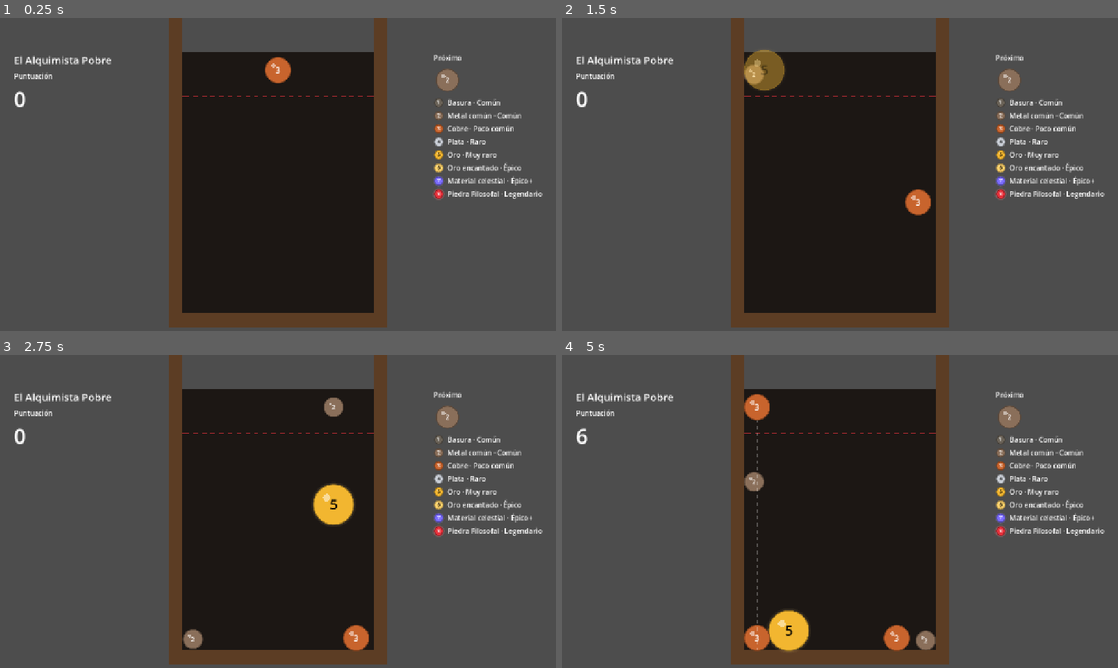
Above: before the commit, frames 1-4 (two rows, left to right).
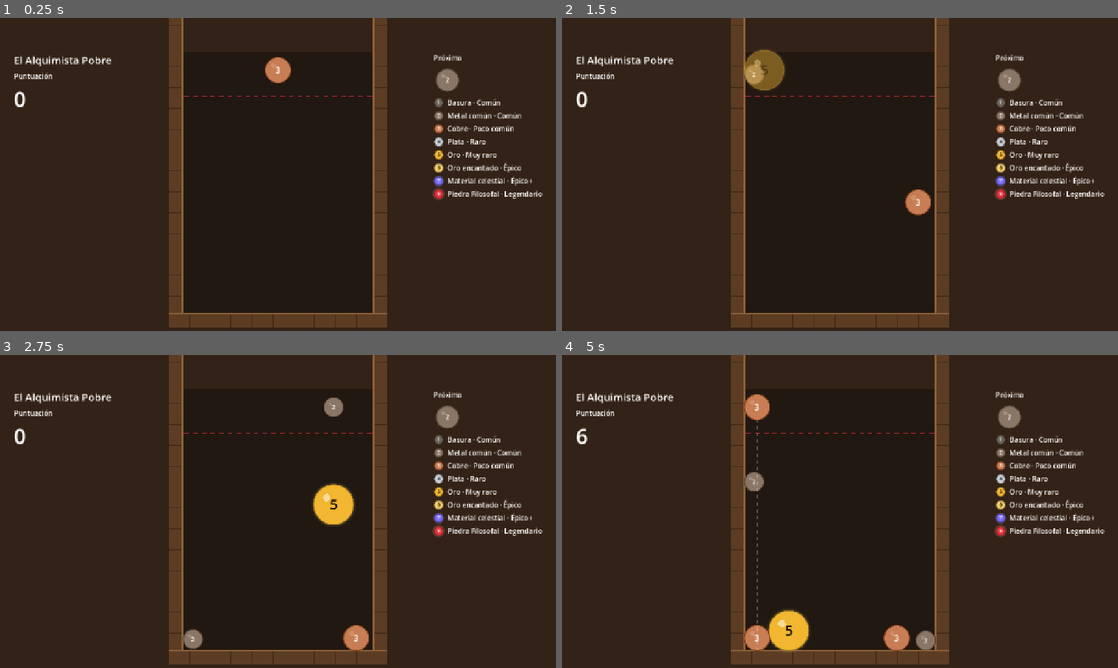
Above: after the commit, the same moments.

Repository: Francisco-Beltran-Millalen/suika-poor-alchemist
Game: Godot game, scene res://game/main.tscn
Two runs of this game, one before a commit and one after it. Both use one fixed random seed, a clock stepped at 60 frames per second and the inputs below.
Inputs (mouse positions are in pixels of both pictures, inside the frame that each line leads up to):
- Up to frame 1 (0.25 s): no input
- Up to frame 2 (1.5 s): tap Enter at 0.5 s; move the mouse to (962, 158) at 0.52 s; tap A (aim_left) at 0.6 s; click (962, 158) at 0.67 s; drag from (728, 190) to (812, 237) at 1.27 s
- Up to frame 3 (2.75 s): move the mouse to (333, 442) at 2.02 s; hold Space (drop) from 2.03 s (still down); click (333, 442) at 2.17 s
- Up to frame 4 (5 s): release Space (drop) at 2.75 s; drag from (812, 574) to (673, 464) at 2.77 s; move the mouse to (1006, 558) at 3.52 s; tap Alt at 3.6 s; click (1006, 558) at 3.67 s; drag from (673, 464) to (756, 433) at 4.27 s

The runs differ from the first frame. In frame 1, 65% of the frame differs, in the area x 0-100%, y 0-100%; in frame 2, 65%; in frame 3, 65%; in frame 4, 65%.

Commit message:
feat(visual): legibilidad de rareza, brillo y pulido de victoria
Co-Authored-By: Claude Sonnet 5.5 <noreply@anthropic.com>

Diff:
--- a/board/board.gd
+++ b/board/board.gd
@@ -6,8 +6,11 @@
 
 const WALL_EXTENSION_ABOVE: float = DangerZone.EXTENSION_ABOVE
 
-const _BACKGROUND_COLOR := Color(0.11, 0.09, 0.08)
+const _BACKGROUND_COLOR := Color(0.13, 0.095, 0.07)
 const _WALL_COLOR := Color(0.36, 0.24, 0.14)
+const _WALL_EDGE_COLOR := Color(0.55, 0.38, 0.22)
+const _WALL_GRAIN_COLOR := Color(0.27, 0.17, 0.1)
+const _PLANK_SPACING: float = 48.0
 const _DANGER_COLOR := Color(0.91, 0.2, 0.24, 0.8)
 
 var _config: GameConfig
@@ -25,7 +28,7 @@
 	var t: float = _config.wall_thickness
 	draw_rect(Rect2(0.0, 0.0, width, height), _BACKGROUND_COLOR)
 	for rect: Rect2 in _wall_rects():
-		draw_rect(rect, _WALL_COLOR)
+		_draw_wall(rect)
 	draw_dashed_line(Vector2(0.0, _config.danger_line_y), Vector2(width, _config.danger_line_y),
 			_DANGER_COLOR, 2.0, 10.0)
 
@@ -81,6 +84,25 @@
 	return result
 
 
+# Pared de madera: relleno, tablones (juntas) y filo claro hacia el interior.
+func _draw_wall(rect: Rect2) -> void:
+	draw_rect(rect, _WALL_COLOR)
+	var is_floor: bool = rect.size.x > rect.size.y
+	if is_floor:
+		var x: float = rect.position.x + _PLANK_SPACING
+		while x < rect.end.x:
+			draw_line(Vector2(x, rect.position.y), Vector2(x, rect.end.y), _WALL_GRAIN_COLOR, 2.0)
+			x += _PLANK_SPACING
+		draw_line(rect.position, Vector2(rect.end.x, rect.position.y), _WALL_EDGE_COLOR, 3.0)
+	else:
+		var y: float = rect.position.y + _PLANK_SPACING
+		while y < rect.end.y:
+			draw_line(Vector2(rect.position.x, y), Vector2(rect.end.x, y), _WALL_GRAIN_COLOR, 2.0)
+			y += _PLANK_SPACING
+		var inner_x: float = rect.end.x if rect.position.x < 0.0 else rect.position.x
+		draw_line(Vector2(inner_x, rect.position.y), Vector2(inner_x, rect.end.y), _WALL_EDGE_COLOR, 3.0)
+
+
 ## Rectángulos de las paredes (izquierda, derecha, suelo) en coordenadas de tablero.
 func _wall_rects() -> Array[Rect2]:
 	var width: float = _config.container_width
--- a/piece/piece_visual.gd
+++ b/piece/piece_visual.gd
@@ -5,6 +5,13 @@
 const HALO_STEPS: int = 4
 const HALO_EXPANSION: float = 0.45
 const BORDER_WIDTH: float = 2.0
+## Desde este `glow_strength` el halo late suavemente.
+const PULSE_MIN_GLOW: float = 0.5
+const PULSE_AMPLITUDE: float = 0.12
+const PULSE_SPEED: float = 2.5
+## Los materiales sin brillo (comunes) se ven más opacos y grises.
+const DULL_DESATURATION: float = 0.25
+const DULL_HIGHLIGHT_ALPHA: float = 0.35
 
 var _data: PieceData
 var _alpha: float = 1.0
@@ -12,8 +19,12 @@
 
 func _process(_delta: float) -> void:
 	# Sin textura el número y el reflejo deben quedar derechos aunque la pieza ruede.
-	if _data != null and _data.texture == null and global_rotation != 0.0:
+	if _data == null:
+		return
+	if _data.texture == null and global_rotation != 0.0:
 		global_rotation = 0.0
+	if _data.glow_strength >= PULSE_MIN_GLOW:
+		queue_redraw()
 
 
 func _draw() -> void:
@@ -35,6 +46,8 @@
 static func draw_piece(canvas: CanvasItem, data: PieceData, center: Vector2,
 		radius: float, alpha: float = 1.0) -> void:
 	var color: Color = data.color
+	if data.glow_strength <= 0.0:
+		color.s *= 1.0 - DULL_DESATURATION
 	color.a = alpha
 	_draw_halo(canvas, data, center, radius, alpha)
 	if data.texture != null:
@@ -47,7 +60,7 @@
 	border.a = alpha
 	canvas.draw_arc(center, radius, 0.0, TAU, 48, border, BORDER_WIDTH, true)
 	var highlight: Color = data.color.lightened(0.5)
-	highlight.a = alpha
+	highlight.a = alpha * (DULL_HIGHLIGHT_ALPHA if data.glow_strength <= 0.0 else 1.0)
 	canvas.draw_circle(center + Vector2(-0.35, -0.35) * radius, radius * 0.18, highlight)
 	_draw_level(canvas, data, center, radius, alpha)
 
@@ -58,7 +71,10 @@
 		return
 	var halo: Color = data.color.lightened(0.4)
 	halo.a = 0.12 * data.glow_strength * alpha
-	var outer: float = radius * (1.0 + HALO_EXPANSION * data.glow_strength)
+	var pulse: float = 1.0
+	if data.glow_strength >= PULSE_MIN_GLOW:
+		pulse += PULSE_AMPLITUDE * sin(Time.get_ticks_msec() / 1000.0 * PULSE_SPEED)
+	var outer: float = radius * (1.0 + HALO_EXPANSION * data.glow_strength * pulse)
 	for step: int in range(HALO_STEPS, 0, -1):
 		var ring: float = lerpf(radius, outer, float(step) / HALO_STEPS)
 		canvas.draw_circle(center, ring, halo)
--- a/project.godot
+++ b/project.godot
@@ -60,5 +60,7 @@
 
 [rendering]
 
+environment/defaults/default_clear_color=Color(0.2, 0.135, 0.09, 1)
+
 renderer/rendering_method="gl_compatibility"
 renderer/rendering_method.mobile="gl_compatibility"
--- a/ui/effects_layer.gd
+++ b/ui/effects_layer.gd
@@ -11,6 +11,7 @@
 const _DANGER_COLOR := Color(0.95, 0.15, 0.2)
 const _GOLD := Color(1.0, 0.83, 0.42)
 const _RED := Color(0.91, 0.2, 0.24)
+const STONE_GROWTH: float = 1.8
 const _FLASH_RECT := Rect2(-2000.0, -2000.0, 6000.0, 5000.0)
 
 var _config: GameConfig
@@ -19,6 +20,10 @@
 var _time: float = 0.0
 var _flash_left: float = 0.0
 var _was_active: bool = false
+# Piedra fantasma de la victoria: crece y se desvanece sobre el punto de fusión.
+var _stone: PieceData
+var _stone_position: Vector2 = Vector2.ZERO
+var _stone_age: float = 0.0
 
 
 func _process(delta: float) -> void:
@@ -27,6 +32,10 @@
 		ring.age += delta
 	_rings = _rings.filter(func(ring: Ring) -> bool: return ring.age < ring.duration)
 	_flash_left = maxf(_flash_left - delta, 0.0)
+	if _stone != null:
+		_stone_age += delta
+		if _stone_age >= VICTORY_DURATION:
+			_stone = null
 	var active: bool = _is_active()
 	if active or _was_active:
 		queue_redraw()
@@ -41,6 +50,8 @@
 	for ring: Ring in _rings:
 		if ring.age >= 0.0:
 			_draw_ring(ring)
+	if _stone != null:
+		_draw_stone()
 	if _flash_left > 0.0:
 		draw_rect(_FLASH_RECT, Color(1.0, 1.0, 0.85, 0.6 * _flash_left / FLASH_DURATION))
 
@@ -55,7 +66,7 @@
 
 
 func _is_active() -> bool:
-	return _danger_ratio > 0.0 or not _rings.is_empty() or _flash_left > 0.0
+	return _danger_ratio > 0.0 or not _rings.is_empty() or _flash_left > 0.0 or _stone != null
 
 
 func _draw_danger() -> void:
@@ -65,6 +76,12 @@
 	var band := Color(_DANGER_COLOR, alpha * 0.18)
 	draw_rect(Rect2(0.0, line_y - 28.0, _config.container_width, 28.0), band)
 	draw_rect(Rect2(0.0, line_y - 3.0, _config.container_width, 6.0), Color(_DANGER_COLOR, alpha))
+
+
+func _draw_stone() -> void:
+	var t: float = _stone_age / VICTORY_DURATION
+	var scale_factor: float = lerpf(1.0, STONE_GROWTH, 1.0 - pow(1.0 - t, 2.0))
+	PieceVisual.draw_piece(self, _stone, _stone_position, _stone.radius * scale_factor, 1.0 - t)
 
 
 func _draw_ring(ring: Ring) -> void:
@@ -112,6 +129,7 @@
 func _clear_effects() -> void:
 	_rings.clear()
 	_flash_left = 0.0
+	_stone = null
 	for child: Node in get_children():
 		remove_child(child)
 		child.queue_free()
@@ -131,11 +149,14 @@
 
 func _on_merge_system_max_level_merged(source: PieceData, position: Vector2) -> void:
 	var delays: Array[float] = [0.0, 0.2, 0.4]
-	var colors: Array[Color] = [_GOLD, Color.WHITE, _RED]
+	var colors: Array[Color] = [source.color.lightened(0.3), Color.WHITE, _GOLD]
 	for i: int in delays.size():
 		_add_ring(position, colors[i], source.radius * 0.8, source.radius * 4.0,
 				VICTORY_DURATION - delays[i], delays[i])
 	_flash_left = FLASH_DURATION
+	_stone = source
+	_stone_position = position
+	_stone_age = 0.0
 	_spawn_victory_particles(position)
 
 
--- a/ui/game_ui.tscn
+++ b/ui/game_ui.tscn
@@ -1,7 +1,23 @@
-[gd_scene load_steps=3 format=3]
+[gd_scene load_steps=4 format=3]
 
 [ext_resource type="Script" path="res://ui/game_ui.gd" id="1_ui"]
 [ext_resource type="Script" path="res://ui/piece_icon.gd" id="2_icon"]
+
+[sub_resource type="StyleBoxFlat" id="StyleBoxFlat_end_view"]
+bg_color = Color(0.09, 0.06, 0.04, 0.94)
+border_width_left = 2
+border_width_top = 2
+border_width_right = 2
+border_width_bottom = 2
+border_color = Color(0.95, 0.72, 0.19, 0.9)
+corner_radius_top_left = 10
+corner_radius_top_right = 10
+corner_radius_bottom_right = 10
+corner_radius_bottom_left = 10
+content_margin_left = 28.0
+content_margin_top = 24.0
+content_margin_right = 28.0
+content_margin_bottom = 24.0
 
 [node name="GameUI" type="CanvasLayer"]
 script = ExtResource("1_ui")
@@ -79,6 +95,7 @@
 grow_horizontal = 2
 grow_vertical = 2
 mouse_filter = 2
+theme_override_styles/panel = SubResource("StyleBoxFlat_end_view")
 
 [node name="VBox" type="VBoxContainer" parent="Root/GameOverView"]
 custom_minimum_size = Vector2(320, 0)
@@ -113,6 +130,7 @@
 grow_horizontal = 2
 grow_vertical = 2
 mouse_filter = 2
+theme_override_styles/panel = SubResource("StyleBoxFlat_end_view")
 
 [node name="VBox" type="VBoxContainer" parent="Root/VictoryView"]
 custom_minimum_size = Vector2(320, 0)
